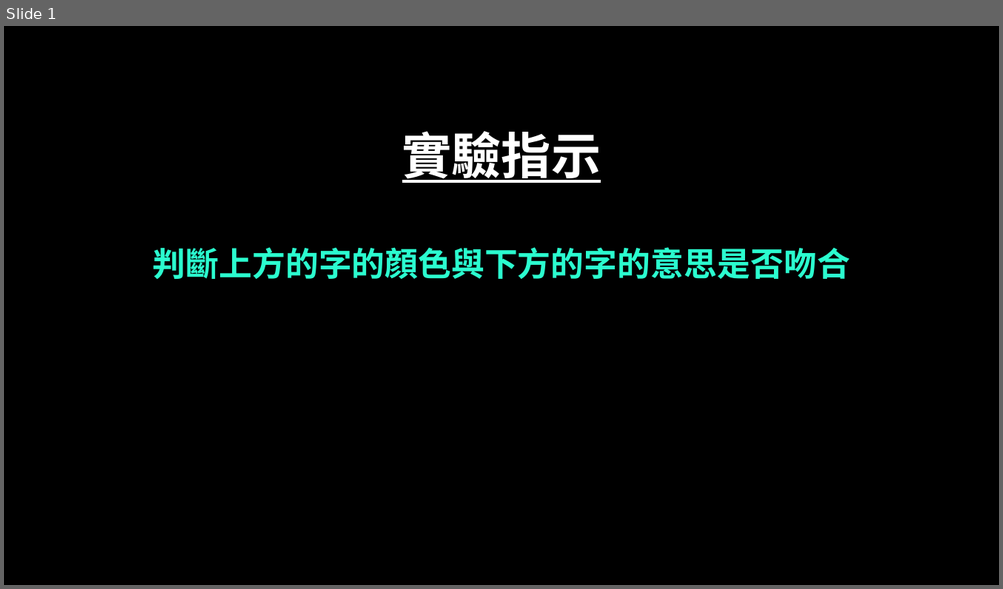
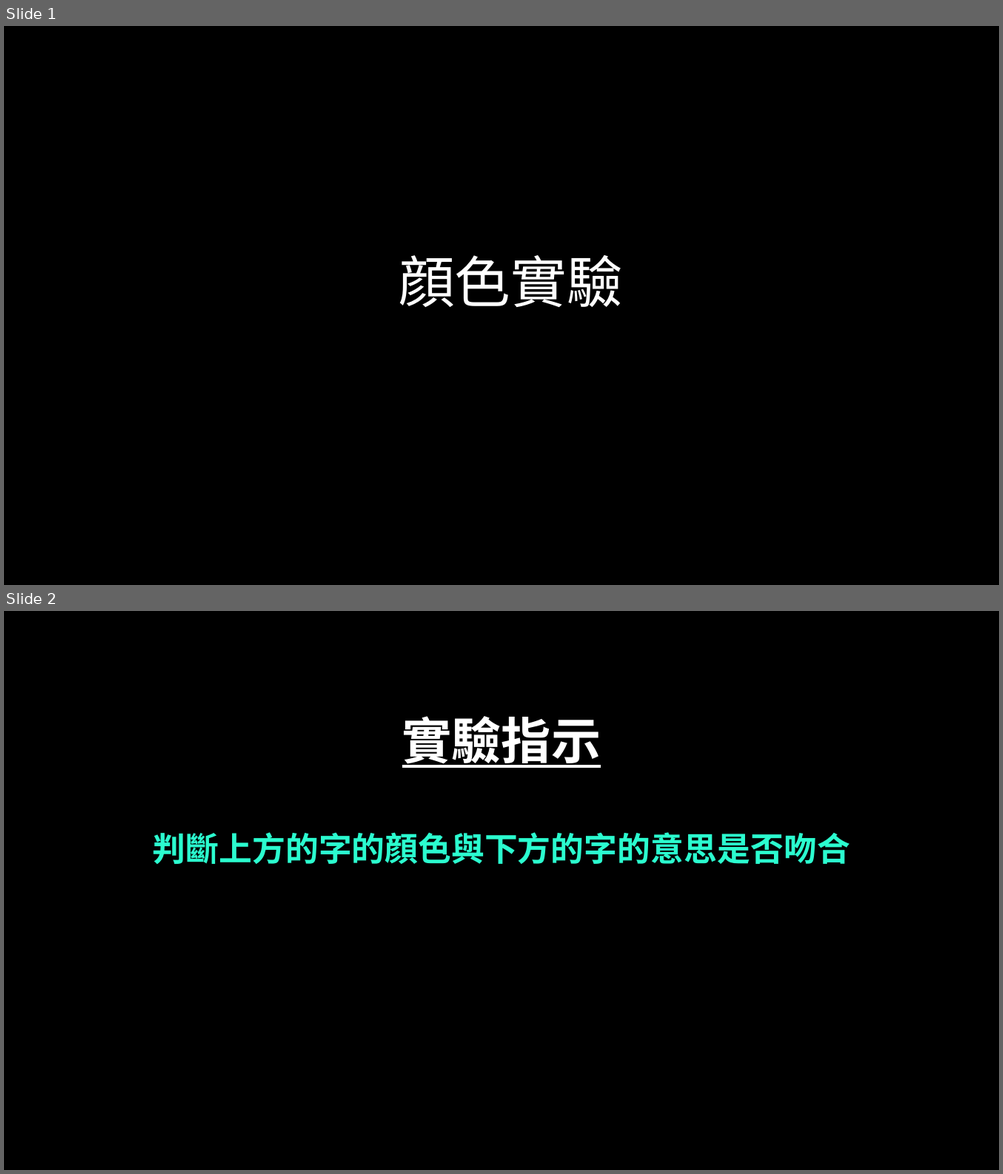
Before and after one commit to jocelynto/collab, a slide deck: stroop-practise/stroop_task_instruction.pptx. Shown one above the other, each under a label of ours: slide 1 before the commit, slides 1 and 2 after it. The pictures are 1003x589 and 1003x1174 pixels, drawn with LibreOffice and Linux fonts; fonts in the diff are those of the drawing. Boxes give left, top, right and bottom in pixels: in the first picture for what was removed or moved away, otherwise in the second. Text is boxed around its words. In the diff, an @@ line names an element or a change of style, - is before the commit and + after.

```diff
--- a/stroop-practise/stroop_task_instruction.pptx
+++ b/stroop-practise/stroop_task_instruction.pptx
@@ slide 1 added at (4, 26, 999, 585), background #000000 @@
@@ title added at (398, 255, 622, 307), 54 pt, text #FFFFFF @@
+顔色實驗
@@ what was slide 1 is now slide 2 @@
```
Also in this commit, not shown: 23 other files.
